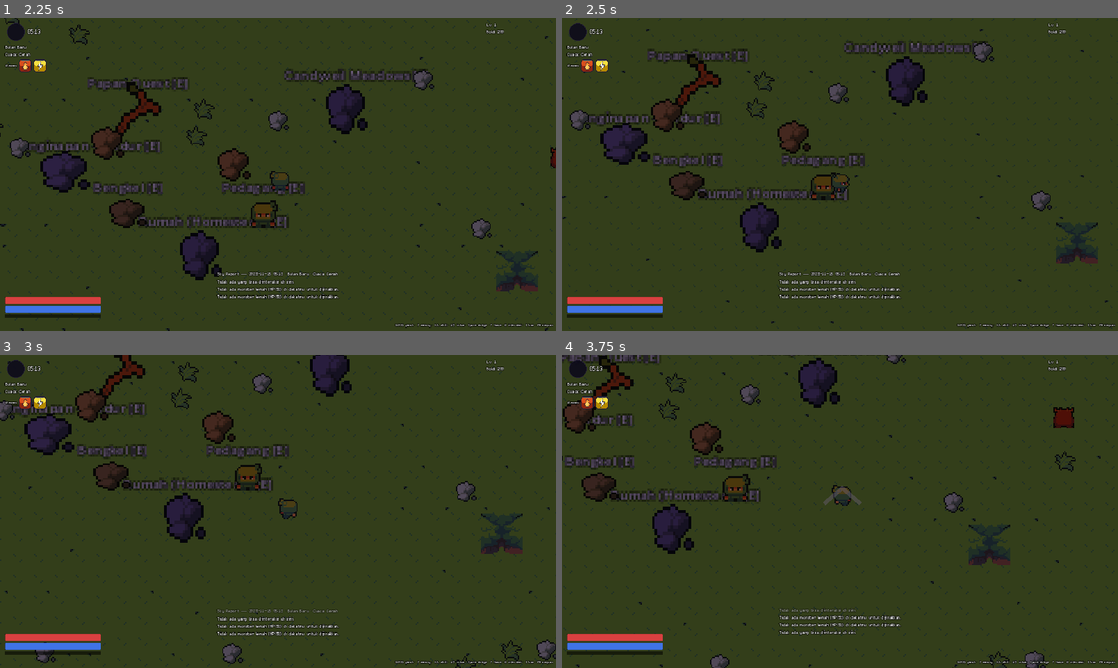
Above: before the commit, frames 1-4 (two rows, left to right).
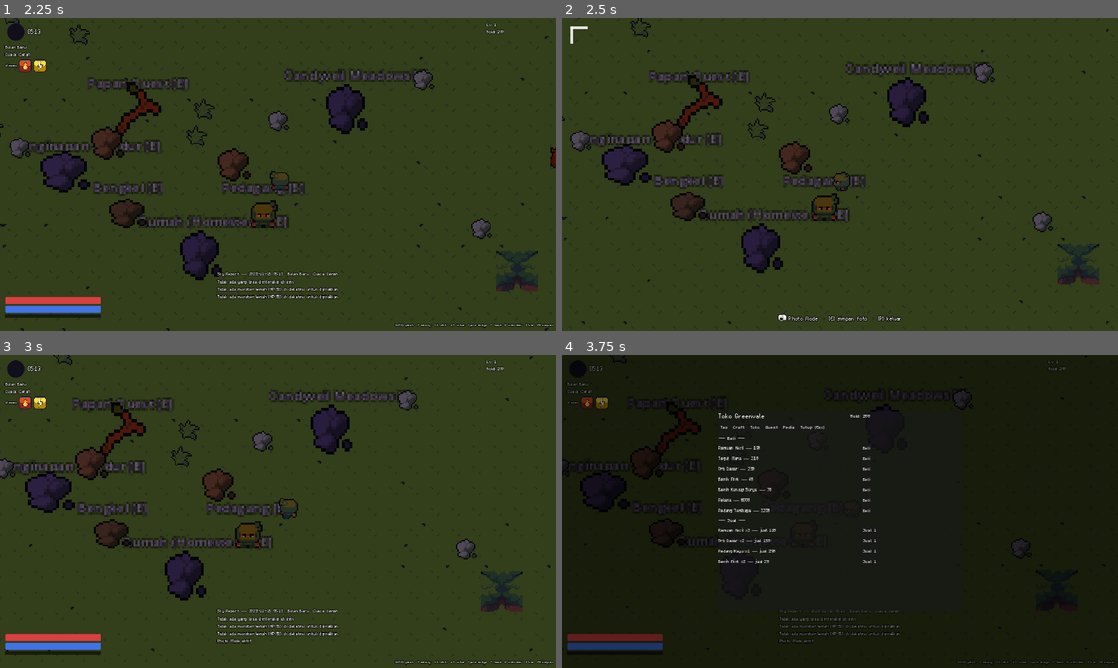
Above: after the commit, the same moments.

Repository: lifkieh/Aetherion
Game: Godot game, scene res://scenes/ui/MainMenu.tscn
Same seed, same stepped clock (60 frames per second), same inputs: the game is played once before the commit and once after it.
Inputs:
- Up to frame 1 (2.25 s): click "Main Baru" at 0.5 s; tap Enter at 1.25 s; hold D (move_right) 1.28-2.03 s; hold E (interact) 1.28-2.03 s; tap T (tame) at 1.55, 2.1 s; hold S (move_down) from 2.03 s (still down)
- Up to frame 2 (2.5 s): keep holding S (move_down); tap P (photo_mode, bound only after the commit) at 2.3 s
- Up to frame 3 (3 s): release S (move_down) at 2.78 s; hold D (move_right) from 2.78 s (still down); hold P (photo_mode, bound only after the commit) from 2.78 s (still down)
- Up to frame 4 (3.75 s): tap E (interact) at 3.05 s; release D (move_right) at 3.53 s; release P (photo_mode, bound only after the commit) at 3.53 s; hold W (move_up) from 3.53 s (still down); tap J (attack) at 3.6 s

Frame 1 is identical in both runs. In frame 2, 16% of the frame differs, in the area x 0-100%, y 0-100%; in frame 3, 15%; in frame 4, 95%.

Commit message:
Features: Photo Mode ([P] toggle, clean HUD-free screenshots to user://photos) + Evolution system (Fluffbit->Moonbit on full moon) + Moonbit monster; 90/90 tests
Co-Authored-By: Claude Opus 4.8 (1M context) <noreply@anthropic.com>

Diff:
--- a/game/autoload/Achievements.gd
+++ b/game/autoload/Achievements.gd
@@ -8,6 +8,7 @@
 	EventBus.monster_killed.connect(func(sp, _m): _discover("monsters", sp))
 	EventBus.item_gained.connect(func(id, _q): _discover("items", id))
 	EventBus.weather_changed.connect(func(w): _discover("weathers", w))
+	EventBus.full_moon_began.connect(func(): EvolutionSystem.check_party())
 
 # --- Achievements -----------------------------------------------------------
 
--- /dev/null
+++ b/game/autoload/PhotoMode.gd
@@ -0,0 +1,92 @@
+extends CanvasLayer
+## Photo Mode (MARKET_STUDY D) — [P] toggles: hides HUD, freezes the scene,
+## shows a frame; [E] saves a clean screenshot to user://photos/.
+## Great for the pastel Candyveil / full-moon sky (organic marketing).
+
+const DIR := "user://photos/"
+
+var active := false
+var frame: Control
+var hint: Label
+var _shots := 0
+
+func _ready() -> void:
+	layer = 30
+	process_mode = Node.PROCESS_MODE_ALWAYS
+	visible = false
+	_build()
+
+func _build() -> void:
+	frame = Control.new()
+	frame.set_anchors_preset(Control.PRESET_FULL_RECT)
+	frame.mouse_filter = Control.MOUSE_FILTER_IGNORE
+	add_child(frame)
+	# corner brackets
+	for corner in [[Vector2(20, 20), false, false], [Vector2(-20, 20), true, false], [Vector2(20, -20), false, true], [Vector2(-20, -20), true, true]]:
+		var c := _corner(corner[1], corner[2])
+		c.position = corner[0]
+		frame.add_child(c)
+	hint = Label.new()
+	if ResourceLoader.exists("res://assets/game/fonts/m5x7.ttf"):
+		hint.add_theme_font_override("font", load("res://assets/game/fonts/m5x7.ttf"))
+	hint.add_theme_font_size_override("font_size", 18)
+	hint.add_theme_constant_override("outline_size", 5)
+	hint.add_theme_color_override("font_outline_color", Color(0, 0, 0))
+	hint.text = "📷 Photo Mode  ·  [E] simpan foto  ·  [P] keluar"
+	hint.anchor_left = 0.5
+	hint.anchor_right = 0.5
+	hint.anchor_top = 1.0
+	hint.anchor_bottom = 1.0
+	hint.position = Vector2(-200, -44)
+	hint.custom_minimum_size = Vector2(400, 0)
+	hint.horizontal_alignment = HORIZONTAL_ALIGNMENT_CENTER
+	frame.add_child(hint)
+
+func _corner(flip_h: bool, flip_v: bool) -> Control:
+	var holder := Control.new()
+	holder.mouse_filter = Control.MOUSE_FILTER_IGNORE
+	if flip_h:
+		holder.anchor_left = 1.0; holder.anchor_right = 1.0
+	if flip_v:
+		holder.anchor_top = 1.0; holder.anchor_bottom = 1.0
+	var col := Color(1, 1, 1, 0.85)
+	var sx := -1 if flip_h else 1
+	var sy := -1 if flip_v else 1
+	var h := ColorRect.new(); h.color = col; h.size = Vector2(40 * sx, 5 * sy); holder.add_child(h)
+	var v := ColorRect.new(); v.color = col; v.size = Vector2(5 * sx, 40 * sy); holder.add_child(v)
+	return holder
+
+func _input(event: InputEvent) -> void:
+	if event.is_action_pressed("photo_mode"):
+		toggle()
+		get_viewport().set_input_as_handled()
+	elif active and event.is_action_pressed("interact"):
+		save_photo()
+		get_viewport().set_input_as_handled()
+
+func toggle() -> void:
+	active = not active
+	visible = active
+	get_tree().paused = active
+	var hud := get_tree().get_first_node_in_group("hud")
+	if hud:
+		hud.visible = not active
+	if active:
+		EventBus.toast.emit("Photo Mode aktif")
+
+func save_photo() -> void:
+	if DisplayServer.get_name() == "headless":
+		return
+	if not DirAccess.dir_exists_absolute(DIR):
+		DirAccess.make_dir_recursive_absolute(DIR)
+	frame.visible = false
+	await get_tree().process_frame
+	await RenderingServer.frame_post_draw
+	var img := get_viewport().get_texture().get_image()
+	frame.visible = true
+	if img == null:
+		return
+	_shots += 1
+	var path := DIR + "photo_%d_%d.png" % [Time.get_ticks_msec(), _shots]
+	img.save_png(path)
+	EventBus.toast.emit("📸 Foto disimpan: " + path.get_file())
--- a/game/data/monsters.json
+++ b/game/data/monsters.json
@@ -94,6 +94,14 @@
   },
 
   {
+    "id": "moonbit", "name": "Moonbit", "rarity": "rare", "element": "moon",
+    "archetype": "swift", "bst": 360, "size": "small", "rideable": false, "is_rabbit": true, "level": 8,
+    "sprite": "res://assets/game/sprites/monsters/fluffbit.png", "frame_size": 16, "cols": 4, "rows": 4,
+    "ai": "skittish", "tint": "b8c0ff", "traits": ["lucky_foot", "moonlit"], "skills": ["tackle"],
+    "loot_table": "greenvale_fluffbit", "tame_base": 0.4, "evolution": "",
+    "aggro_radius": 110, "lore": "Fluffbit yang menyerap cahaya bulan; wujud Moon Rabbit kecil."
+  },
+  {
     "id": "gummy_slime", "name": "Gummy Slime", "rarity": "common", "element": "water",
     "archetype": "tank", "bst": 300, "size": "small", "rideable": false, "level": 18,
     "sprite": "res://assets/game/sprites/monsters/slime.png", "frame_size": 16, "cols": 4, "rows": 4,
--- a/game/project.godot
+++ b/game/project.godot
@@ -25,6 +25,7 @@
 Settings="*res://autoload/Settings.gd"
 Achievements="*res://autoload/Achievements.gd"
 QuestSystem="*res://autoload/QuestSystem.gd"
+PhotoMode="*res://autoload/PhotoMode.gd"
 
 [display]
 
@@ -120,6 +121,11 @@
 "events": [Object(InputEventKey,"resource_local_to_scene":false,"resource_name":"","physical_keycode":4194305,"key_label":0,"unicode":0,"location":0,"echo":false,"script":null)
 ]
 }
+photo_mode={
+"deadzone": 0.5,
+"events": [Object(InputEventKey,"resource_local_to_scene":false,"resource_name":"","physical_keycode":80,"key_label":0,"unicode":0,"location":0,"echo":false,"script":null)
+]
+}
 
 [debug]
 
--- a/game/scenes/Main.gd
+++ b/game/scenes/Main.gd
@@ -47,6 +47,10 @@
 	if OS.get_environment("AETHER_PET") == "1":
 		_pet_demo()
 		_screenshot_at = 1.3
+	if OS.get_environment("AETHER_PHOTO") == "1":
+		get_tree().create_timer(1.0).timeout.connect(func():
+			PhotoMode.toggle()
+			get_tree().create_timer(0.6).timeout.connect(_take_screenshot))
 	if OS.get_environment("AETHER_MENU") == "1":
 		_menu_demo()
 
--- /dev/null
+++ b/game/scenes/systems/EvolutionSystem.gd
@@ -0,0 +1,55 @@
+class_name EvolutionSystem
+extends RefCounted
+## Evolution (GDD §8 / Monster_Roster) — condition-gated species change for
+## tamed monsters. Fase 1 launch rule: Fluffbit → Moonbit under the full moon.
+
+# species_id -> condition to evolve into its `evolution`
+const CONDITIONS := {
+	"fluffbit": "full_moon",
+}
+
+static func can_evolve(pet: Dictionary) -> bool:
+	var sp: String = pet.get("species_id", "")
+	var def := Db.monster(sp)
+	if def.get("evolution", "") == "":
+		return false
+	var cond: String = CONDITIONS.get(sp, "")
+	match cond:
+		"full_moon": return GameClock.is_full_moon()
+		"": return false
+		_: return false
+
+## Evolve a party pet in place if its condition is met. Returns new id or "".
+static func evolve(pet: Dictionary) -> String:
+	if not can_evolve(pet):
+		return ""
+	var evo_id: String = Db.monster(pet.get("species_id", "")).get("evolution", "")
+	return apply(pet, evo_id)
+
+## Transform a pet into `evo_id` in place (no condition check). Testable.
+static func apply(pet: Dictionary, evo_id: String) -> String:
+	var evo := Db.monster(evo_id)
+	if evo.is_empty():
+		return ""
+	var lvl: int = pet.get("level", 1)
+	var built := MonsterFactory.make(evo_id, lvl, pet.get("star", 3))
+	# keep identity fields, take evolved stats/species
+	pet["species_id"] = evo_id
+	pet["name"] = evo.get("name", evo_id)
+	pet["element"] = evo.get("element", pet.get("element", "none"))
+	pet["rideable"] = evo.get("rideable", pet.get("rideable", false))
+	pet["size"] = evo.get("size", pet.get("size", "small"))
+	pet["max_hp"] = built.get("max_hp", pet.get("max_hp", 100))
+	pet["atk"] = built.get("atk", pet.get("atk", 10))
+	pet["spd"] = built.get("spd", pet.get("spd", 100))
+	return evo_id
+
+## Check the whole party; evolve all eligible. Returns count evolved.
+static func check_party() -> int:
+	var n := 0
+	for pet in PlayerData.monsters:
+		var evo := evolve(pet)
+		if evo != "":
+			n += 1
+			EventBus.toast.emit("✨ %s berevolusi!" % Db.monster(evo).get("name", evo))
+	return n
--- a/game/scenes/systems/PetManager.gd
+++ b/game/scenes/systems/PetManager.gd
@@ -4,6 +4,7 @@
 
 var _pet_node: Pet = null
 var _current: Dictionary = {}
+var _current_species := ""   # copied string so in-place evolution is detected
 
 func _ready() -> void:
 	EventBus.pet_added.connect(func(_p): _sync())
@@ -23,8 +24,9 @@
 			_pet_node.queue_free()
 			_pet_node = null
 			_current = {}
+			_current_species = ""
 		return
-	if _pet_node == null or not is_instance_valid(_pet_node) or active != _current:
+	if _pet_node == null or not is_instance_valid(_pet_node) or active != _current or active.get("species_id", "") != _current_species:
 		_spawn(active)
 
 func _spawn(pet_data: Dictionary) -> void:
@@ -37,6 +39,7 @@
 	if player:
 		_pet_node.global_position = player.global_position + Vector2(-20, 8)
 	_current = pet_data
+	_current_species = pet_data.get("species_id", "")
 
 func _active_pet() -> Dictionary:
 	var idx := PlayerData.active_pet_index
--- a/game/scenes/ui/HUD.gd
+++ b/game/scenes/ui/HUD.gd
@@ -21,6 +21,7 @@
 
 func _ready() -> void:
 	layer = 10
+	add_to_group("hud")
 	if ResourceLoader.exists("res://assets/game/fonts/m5x7.ttf"):
 		_font = load("res://assets/game/fonts/m5x7.ttf")
 	for i in range(8):
--- a/game/tests/TestRunner.gd
+++ b/game/tests/TestRunner.gd
@@ -23,6 +23,7 @@
 	_test_saveload()
 	_test_achievements()
 	_test_quests()
+	_test_evolution()
 	await _test_bugfixes()
 	print("===== RESULT: %d passed, %d failed =====\n" % [passed, failed])
 	get_tree().quit(1 if failed > 0 else 0)
@@ -158,6 +159,22 @@
 	check("backdated plot is ready", st.ready and st.stage == st.stages)
 	var young := {"crop_id": "mintleaf", "planted_at_unix": GameClock.unix_now() - int(grow / 4)}
 	check("young plot not ready", not HomesteadSystem.plot_status(young).ready)
+
+func _test_evolution() -> void:
+	print("[EvolutionSystem]")
+	check("moonbit data loaded", Db.monsters.has("moonbit"))
+	check("fluffbit evolves to moonbit", Db.monster("fluffbit").get("evolution", "") == "moonbit")
+	check("fluffbit gated by full_moon", EvolutionSystem.CONDITIONS.get("fluffbit", "") == "full_moon")
+	# non-conditioned species never auto-evolves
+	var slime := {"species_id": "verdant_slime", "level": 3, "star": 3, "element": "water"}
+	check("slime does not auto-evolve (no condition)", not EvolutionSystem.can_evolve(slime))
+	# transform logic (condition-independent)
+	var pet := {"species_id": "fluffbit", "name": "Fluffbit", "level": 8, "star": 4, "element": "wood", "size": "small", "rideable": false, "max_hp": 200, "atk": 20, "spd": 100}
+	var evo := EvolutionSystem.apply(pet, "moonbit")
+	check("apply returns moonbit", evo == "moonbit")
+	check("pet species becomes moonbit", pet.species_id == "moonbit")
+	check("pet element becomes moon", pet.element == "moon")
+	check("can_evolve matches current moon state", EvolutionSystem.can_evolve({"species_id": "fluffbit", "level": 5}) == GameClock.is_full_moon())
 
 func _test_quests() -> void:
 	print("[QuestSystem]")
Not shown, added: reports/photo_mode.png
